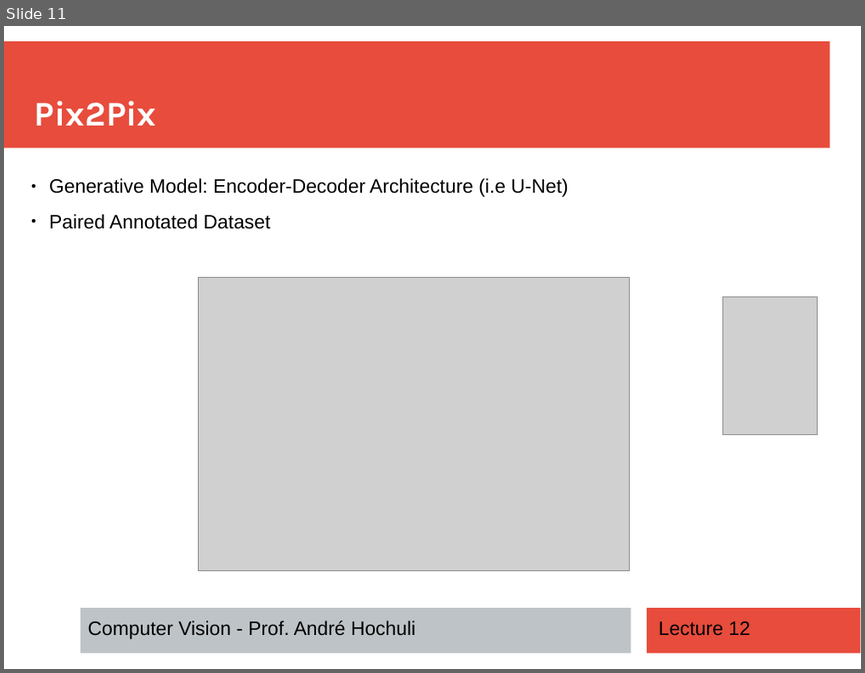
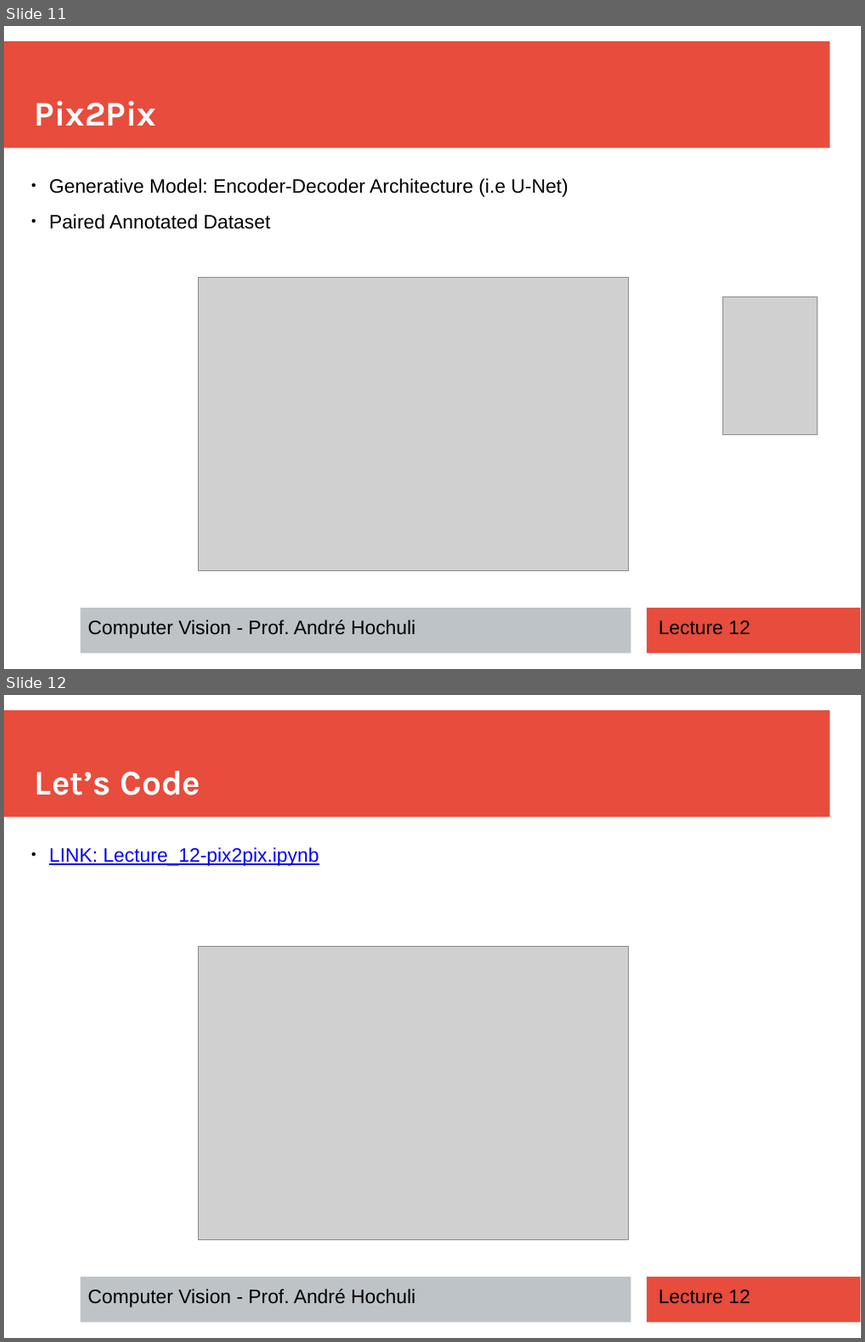
Before and after one commit to andrehochuli/teaching, a slide deck: ComputerVision/Lecture 12 - Generative Adversarial Network (GAN)/Lecture 12 - Generative Adversarial Training.pptx. Shown one above the other, each under a label of ours: slide 11 before the commit, slides 11 and 12 after it. The pictures are 865x673 and 865x1342 pixels, drawn with LibreOffice and Linux fonts; fonts in the diff are those of the drawing; grey boxes stand for pictures. Boxes give left, top, right and bottom in pixels: in the first picture for what was removed or moved away, otherwise in the second. Text is boxed around its words. In the diff, an @@ line names an element or a change of style, - is before the commit and + after.

```diff
--- a/ComputerVision/Lecture 12 - Generative Adversarial Network (GAN)/Lecture 12 - Generative Adversarial Training.pptx
+++ b/ComputerVision/Lecture 12 - Generative Adversarial Network (GAN)/Lecture 12 - Generative Adversarial Training.pptx
@@ slide 12 added at [4, 695, 861, 1338], background #FFFFFF; not listed: 3 template elements that a slide beside it also shows @@
@@ text added at [35, 771, 200, 795], 32 pt, text #FFFFFF, bold @@
+Let’s Code
@@ text added at [49, 847, 319, 866], 18 pt, text #0000FF, underline @@
+● LINK: Lecture_12-pix2pix.ipynb
@@ picture added at [199, 946, 629, 1239] @@
@@ text added at [88, 1288, 415, 1307], 18 pt, text #000000 @@
+Computer Vision - Prof. André Hochuli
@@ text added at [658, 1289, 749, 1304], 18 pt, text #000000 @@
+Lecture 12
```
Also in this commit, not shown: 4 slides changed, 1 other slide added, 1 slide removed, 1 other file.
